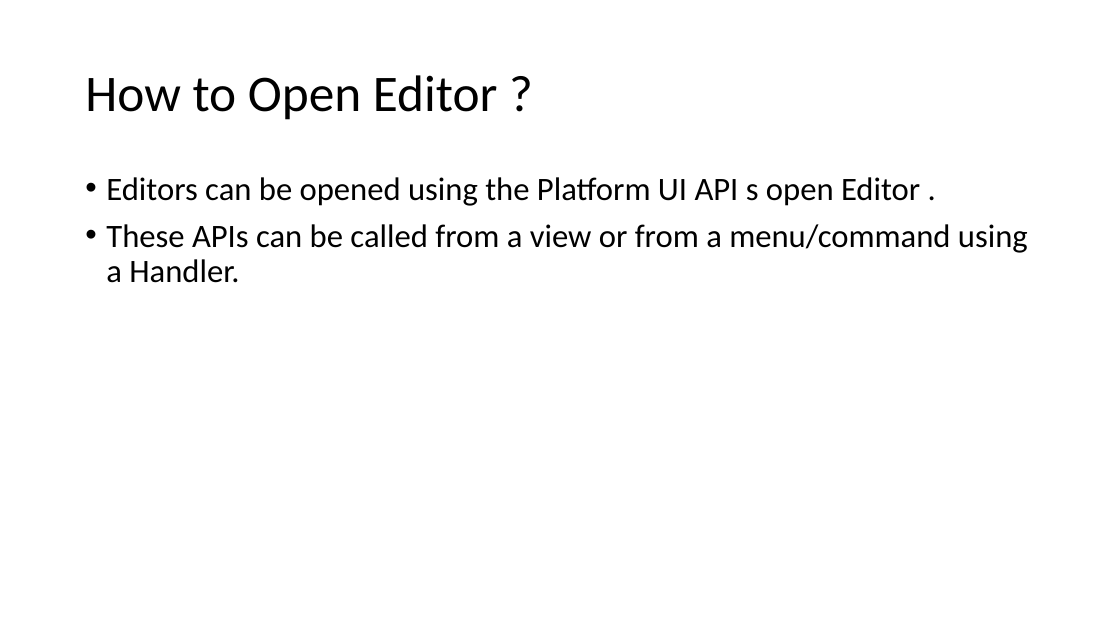
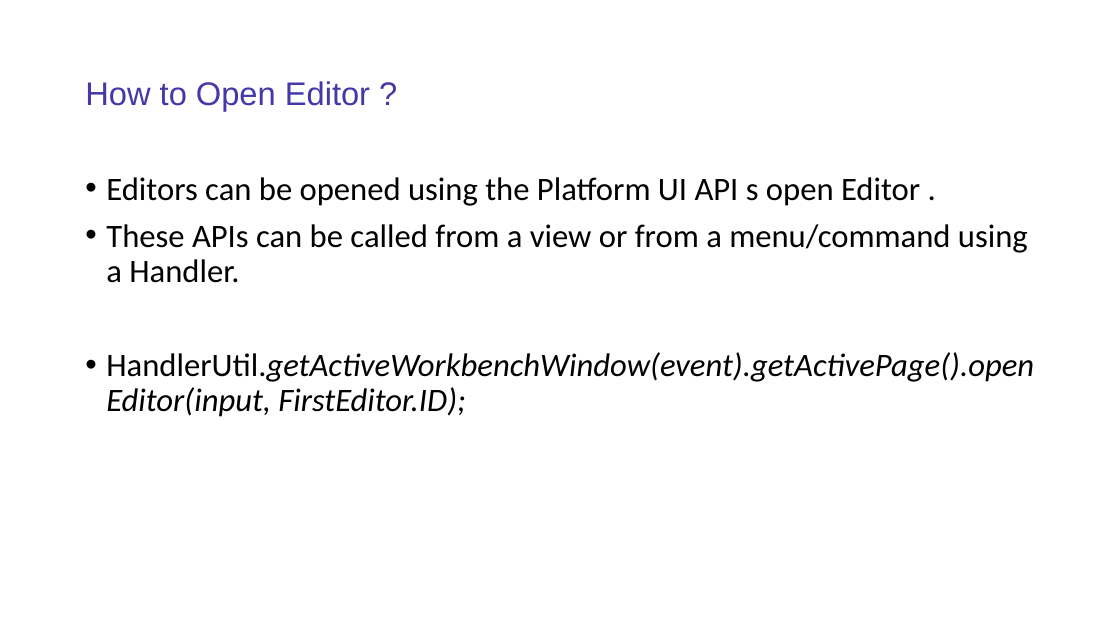
Before and after one commit to sabir123/RCP.Presentations, a slide deck: slide 68 of Eclipse_RCP_Training.pptx. Drawn at 1120x630 pixels with LibreOffice and Linux fonts; fonts in the diff are those of the drawing. Boxes give left, top, right and bottom in pixels: in the first picture for what was removed or moved away, otherwise in the second. Text is boxed around its words. In the diff, an @@ line names an element or a change of style, - is before the commit and + after.

Commit message:
update

```diff
--- a/Eclipse_RCP_Training.pptx
+++ b/Eclipse_RCP_Training.pptx
@@ title "How to Open Editor ?" at bbox=[85, 81, 370, 110]: size 44 to 28 pt, font Calibri to Arial, text colour #000000 to #4538A8 @@
@@ text at bbox=[106, 352, 1034, 417]: paragraph added @@
+• HandlerUtil.getActiveWorkbenchWindow(event).getActivePage().openEditor(input, FirstEditor.ID);
```
Also in this commit, not shown: 6 other slides changed, 28 slides added.
